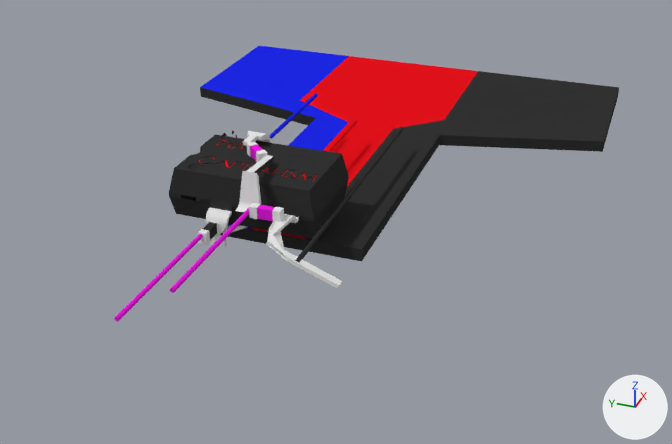
A saved change to the Blender file blender/3d circuits/opamp/opamp.blend.
Both versions are drawn from a 50 mm camera at (-47.9, -21.4, 28.1) aimed at (8.5, -0.8, -4.4). The lights are fixed; the arrows at lower right show +X, +Y and +Z.
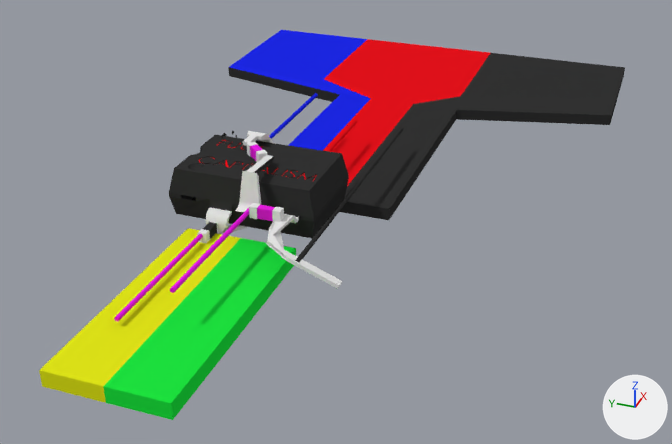
The change, as a list of edits to the scene's bpy script:
```text
Add mat_material_005:
    mat_material_005 = diffuse_material('Material.005')
    mat_material_005.base_color = (0.759, 0.8, 0.0093)  # yellow #e2e718
Add mat_material_006:
    mat_material_006 = diffuse_material('Material.006')
    mat_material_006.base_color = (0.0129, 0.8, 0.0505)  # green #1ee740
Add me_cube_001:
    me_cube_001.from_pydata(...)  # 26 vertices, 24 faces; spans x -1.0..1.0, y -1.0..1.0, z -1.0..1.0
    # faces by material slot: [14, 10]
    me_cube_001.materials.append(mat_material_005)  # yellow #e2e718
    me_cube_001.materials.append(mat_material_006)  # green #1ee740
Change ob_cube:
    ob_cube.location: (11.82, -0.84, -1.66) -> (17.62, -0.84, -1.66)
Add ob_cube_001:
    ob_cube_001 = bpy.data.objects.new('Cube.001', me_cube_001)
    ob_cube_001.location = (-10.51, 1.34, -0.75)
    ob_cube_001.scale = (7.74, 3.67, 0.503)
```

Location of each change, [x1, y1, x2, y2] in pixels of the pictures (672 x 444 px):
'Cube', moved: before [200, 46, 619, 261]; after [228, 30, 625, 220]
'Cube.001', added: after [39, 228, 296, 420]
    faces in mat_material_006 (green #1ee740): [103, 238, 296, 420]
    faces in mat_material_005 (yellow #e2e718): [39, 228, 241, 403]
